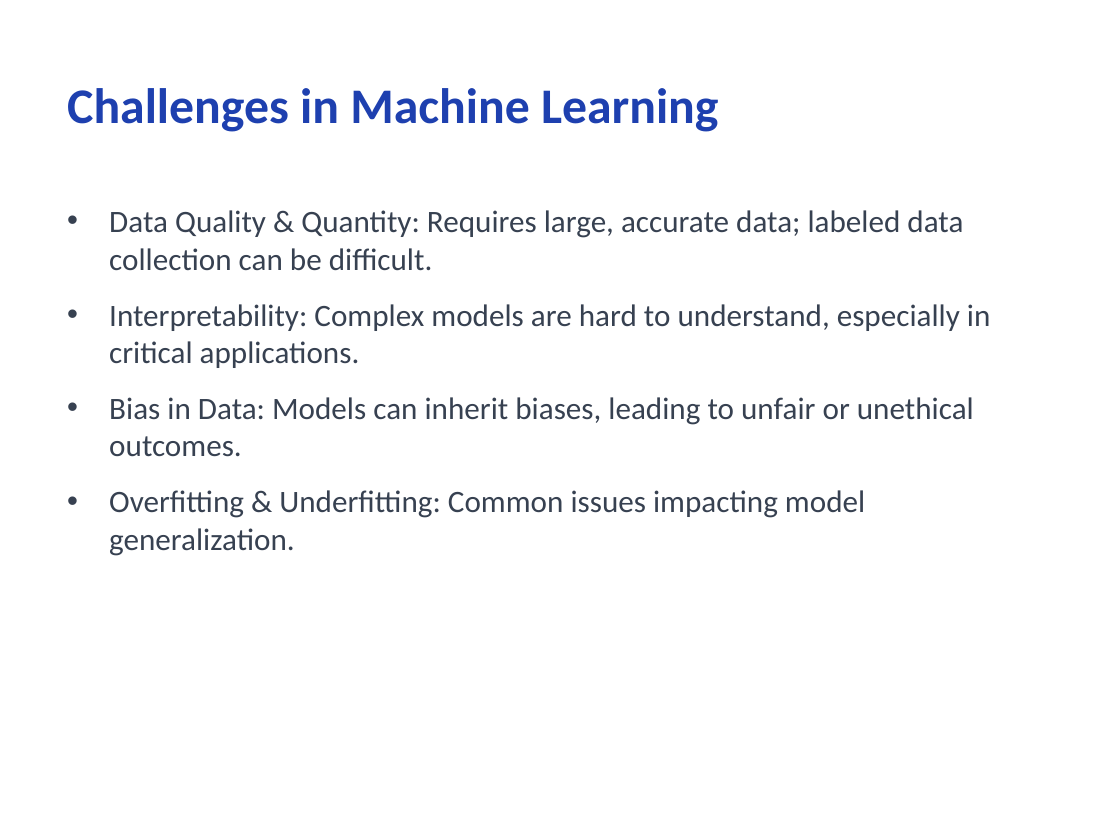
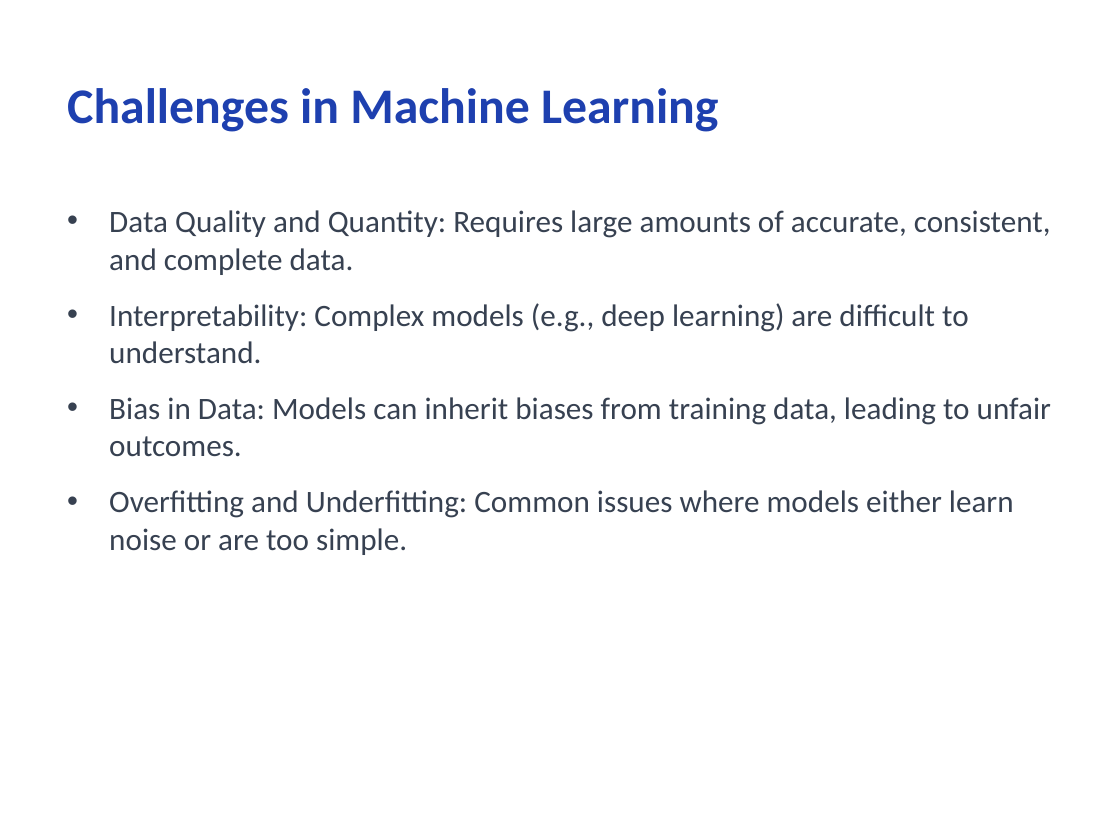
Before and after one commit to CodeByMonil/Lecture-Notes-Processor, a slide deck: slide 10 of outputs/slides/monil_ML-Note.pptx. Drawn at 1120x840 pixels with LibreOffice and Linux fonts; fonts in the diff are those of the drawing. Boxes give left, top, right and bottom in pixels: in the first picture for what was removed or moved away, otherwise in the second. Text is boxed around its words. In the diff, an @@ line names an element or a change of style, - is before the commit and + after.

```diff
--- a/outputs/slides/monil_ML-Note.pptx
+++ b/outputs/slides/monil_ML-Note.pptx
@@ text at (109,210,1051,555): text changed @@
-• Data Quality & Quantity: Requires large, accurate data; labeled data collection can be difficult.
-• Interpretability: Complex models are hard to understand, especially in critical applications.
-• Bias in Data: Models can inherit biases, leading to unfair or unethical outcomes.
-• Overfitting & Underfitting: Common issues impacting model generalization.
+• Data Quality and Quantity: Requires large amounts of accurate, consistent, and complete data.
+• Interpretability: Complex models (e.g., deep learning) are difficult to understand.
+• Bias in Data: Models can inherit biases from training data, leading to unfair outcomes.
+• Overfitting and Underfitting: Common issues where models either learn noise or are too simple.
```
Also in this commit, not shown: 10 other slides changed, 24 other files.
